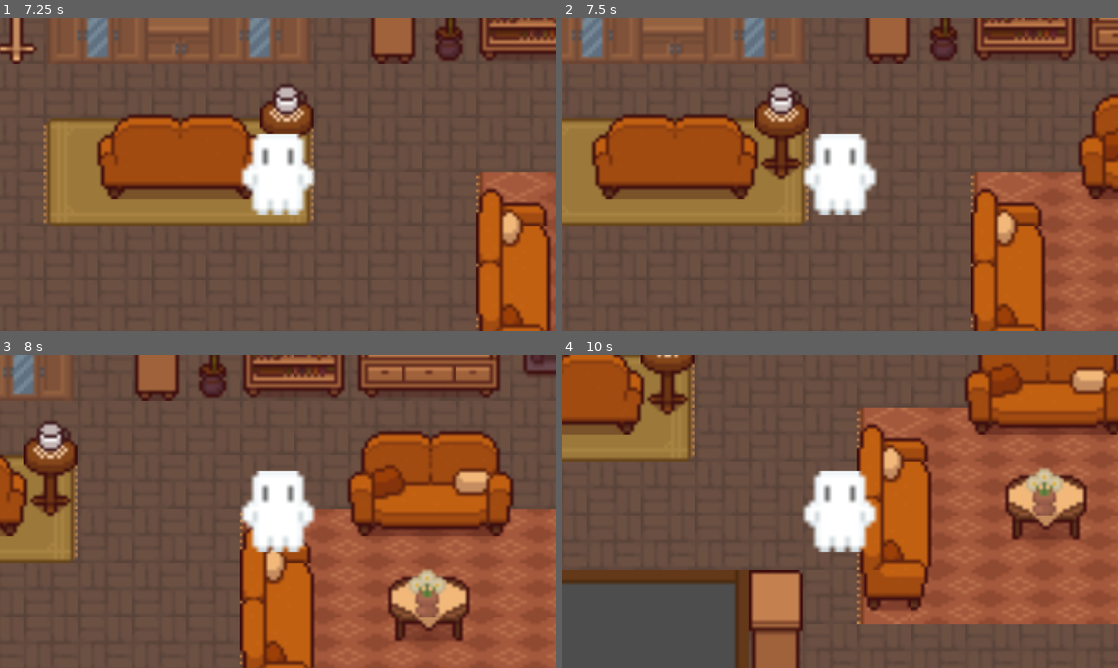
Above: before the commit, frames 1-4 (two rows, left to right).
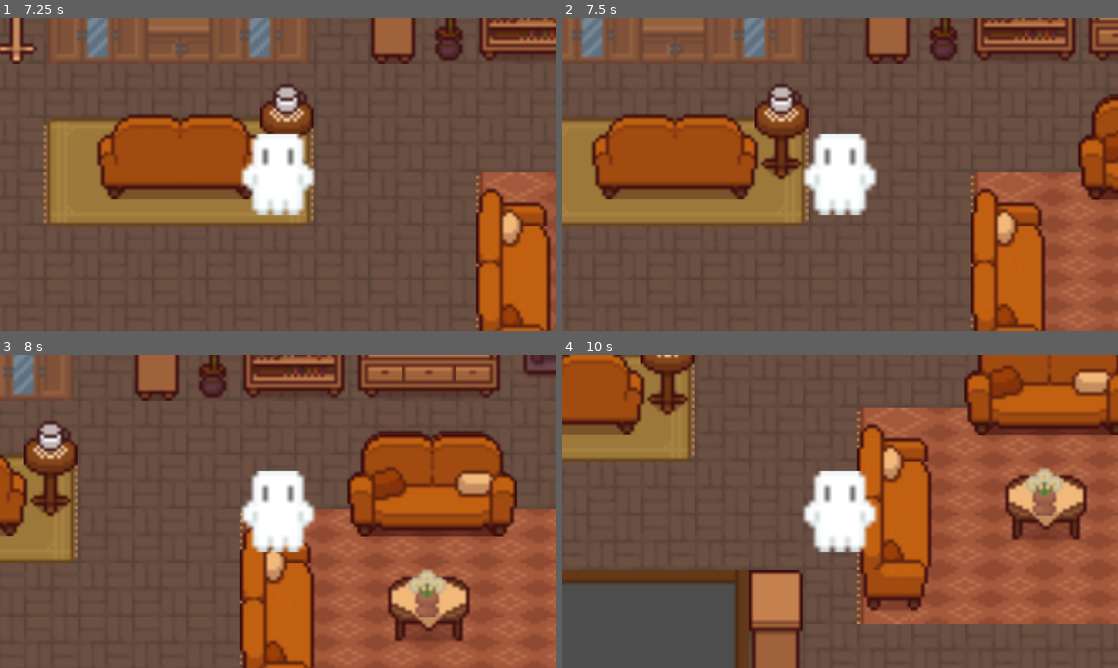
Above: after the commit, the same moments.

Repository: aryapsinha/mazehouse
Game: Godot game, scene res://scenes/livingroom.tscn
Two runs of this game, one before a commit and one after it. Both use one fixed random seed, a clock stepped at 60 frames per second and the inputs below. This scene is started directly instead of the project's main scene.
Inputs:
- Up to frame 1 (7.25 s): tap Enter at 0.5, 2, 3.5 s; hold Right (right) 0.53-1.28 s; hold X (interact) 0.53-1.28 s; tap Space at 1.25, 2.75, 4.25 s; hold Down (down) 1.28-2.03 s; tap X (interact) every 1.5 s from 1.35 to 5.85 s; hold Right (right) 2.03-2.78 s; hold X (interact) 2.03-2.78 s; hold Up (up) 2.78-3.53 s; hold X (interact) 3.53-4.28 s; hold Left (left) 3.53-5.03 s; hold Down (down) 5.03-5.78 s; hold X (interact) 5.03-5.78 s; hold Right (right) 5.78-6.53 s; hold Up (up) from 6.53 s (still down); hold X (interact) from 6.53 s (still down)
- Up to frame 2 (7.5 s): release Up (up) at 7.28 s; release X (interact) at 7.28 s; hold Right (right) from 7.28 s (still down); tap X (interact) at 7.35 s
- Up to frame 3 (8 s): keep holding Right (right)
- Up to frame 4 (10 s): release Right (right) at 8.03 s; hold Down (down) 8.03-8.78 s; hold X (interact) 8.03-8.78 s; hold Left (left) 8.78-9.53 s; tap X (interact) at 8.85 s; hold Up (up) from 9.53 s (still down); hold X (interact) from 9.53 s (still down)

Frame 1 is identical in both runs. In frame 2, 0.2% of the frame differs, in the area x 92-100%, y 25-58%; in frame 3, 1.9%, in the area x 62-93%, y 25-58%; in frame 4, 1.1%.

Commit message:
couch interactable

Diff:
--- a/scenes/gamesroom.tscn
+++ b/scenes/gamesroom.tscn
@@ -1,9 +1,7 @@
-
 [gd_scene load_steps=3 format=3 uid="uid://c66ticlha5f7a"]
 
 [ext_resource type="TileSet" uid="uid://dhfro7c7op6u0" path="res://scenes/yytileset.tres" id="1_64wuy"]
 [ext_resource type="PackedScene" uid="uid://ci4jxr4grn1j0" path="res://scenes/transport.tscn" id="2_h5t7j"]
-
 
 [node name="gamesroom" type="Node2D"]
 
--- a/scenes/hallway_3.tscn
+++ b/scenes/hallway_3.tscn
@@ -1,6 +1,6 @@
 [gd_scene load_steps=3 format=3 uid="uid://dv4cp7drf2ll8"]
 
-[ext_resource type="TileSet" uid="uid://dhfro7c7op6u0" path="res://scenes/tileset.tres" id="1_gfe33"]
+[ext_resource type="TileSet" uid="uid://dhfro7c7op6u0" path="res://scenes/yytileset.tres" id="1_gfe33"]
 [ext_resource type="PackedScene" uid="uid://ci4jxr4grn1j0" path="res://scenes/transport.tscn" id="2_uqtb4"]
 
 [node name="Hallway3" type="Node2D"]
--- a/scenes/indoor_garden.tscn
+++ b/scenes/indoor_garden.tscn
@@ -1,6 +1,6 @@
 [gd_scene load_steps=3 format=3 uid="uid://bmwleib7n5igm"]
 
-[ext_resource type="TileSet" uid="uid://dhfro7c7op6u0" path="res://scenes/tileset.tres" id="1_6w5lw"]
+[ext_resource type="TileSet" uid="uid://dhfro7c7op6u0" path="res://scenes/yytileset.tres" id="1_6w5lw"]
 [ext_resource type="PackedScene" uid="uid://ci4jxr4grn1j0" path="res://scenes/transport.tscn" id="2_yaogy"]
 
 [node name="IndoorGarden" type="Node2D"]
--- a/scenes/livingroom.tscn
+++ b/scenes/livingroom.tscn
@@ -1,7 +1,13 @@
-[gd_scene load_steps=3 format=3 uid="uid://bfwt6s3wfs6qt"]
+[gd_scene load_steps=7 format=3 uid="uid://bfwt6s3wfs6qt"]
 
 [ext_resource type="PackedScene" uid="uid://ci4jxr4grn1j0" path="res://scenes/transport.tscn" id="1_jeivo"]
 [ext_resource type="TileSet" uid="uid://dhfro7c7op6u0" path="res://scenes/yytileset.tres" id="1_jyilb"]
+[ext_resource type="PackedScene" uid="uid://nspkk5b3bjoj" path="res://scenes/interactable.tscn" id="3_r8e5o"]
+[ext_resource type="Texture2D" uid="uid://12n77l7hlocw" path="res://assets/interactables/aseprite-orangesofa-front-pillow-og.png" id="4_14itd"]
+[ext_resource type="Texture2D" uid="uid://buhxhxj5kknmq" path="res://assets/interactables/aseprite-orangesofa-front-pillow1.png" id="5_d6qgh"]
+
+[sub_resource type="RectangleShape2D" id="RectangleShape2D_efmo3"]
+size = Vector2(51, 30)
 
 [node name="livingroom" type="Node2D"]
 position = Vector2(5, 31)
@@ -28,6 +34,17 @@
 dest_scene = "hallway2"
 spawnin = Vector2(32, 111)
 
+[node name="interactable" parent="." instance=ExtResource("3_r8e5o")]
+position = Vector2(202, 105)
+first_texture = ExtResource("4_14itd")
+second_texture = ExtResource("5_d6qgh")
+toggleable = true
+
+[node name="CollisionShape2D" type="CollisionShape2D" parent="interactable"]
+visible = false
+position = Vector2(0.5, 0)
+shape = SubResource("RectangleShape2D_efmo3")
+
 [node name="transport" parent="." instance=ExtResource("1_jeivo")]
 position = Vector2(-18, 79)
 dest_scene = "hallway1"
--- a/scenes/masterbedroom.tscn
+++ b/scenes/masterbedroom.tscn
@@ -22,10 +22,7 @@
 layer_5/name = "Deco 3"
 layer_5/tile_data = PackedInt32Array(458771, 327682, 268435460, 524307, 327682, 268435461, 589843, 327682, 268435462, 589836, 196610, 65553, 589837, 262146, 65553, 524300, 196610, 65552, 524301, 262146, 65552)
 layer_6/name = "Deco 4"
-
 layer_6/tile_data = PackedInt32Array(589843, 1703957, 268501002, 524307, 1703957, 268501001, 131092, 1114113, 1, 196628 …(253 unchanged characters)…
-
-
 
 [node name="transport" parent="." instance=ExtResource("2_vpxac")]
 position = Vector2(-38, 80)
--- a/scenes/studyroom.tscn
+++ b/scenes/studyroom.tscn
@@ -1,6 +1,6 @@
 [gd_scene load_steps=3 format=3 uid="uid://cgy8b56suhoix"]
 
-[ext_resource type="TileSet" uid="uid://dhfro7c7op6u0" path="res://scenes/tileset.tres" id="1_h432a"]
+[ext_resource type="TileSet" uid="uid://dhfro7c7op6u0" path="res://scenes/yytileset.tres" id="1_h432a"]
 [ext_resource type="PackedScene" uid="uid://ci4jxr4grn1j0" path="res://scenes/transport.tscn" id="2_nnt0y"]
 
 [node name="studyroom" type="Node2D"]
Binary file added: assets/interactables/aseprite-orangesofa-front-pillow-og.png
Not shown, added: assets/interactables/aseprite-orangesofa-front-pillow-og.png.import
Binary file added: assets/interactables/aseprite-orangesofa-front-pillow1.png
Not shown, added: assets/interactables/aseprite-orangesofa-front-pillow1.png.import
